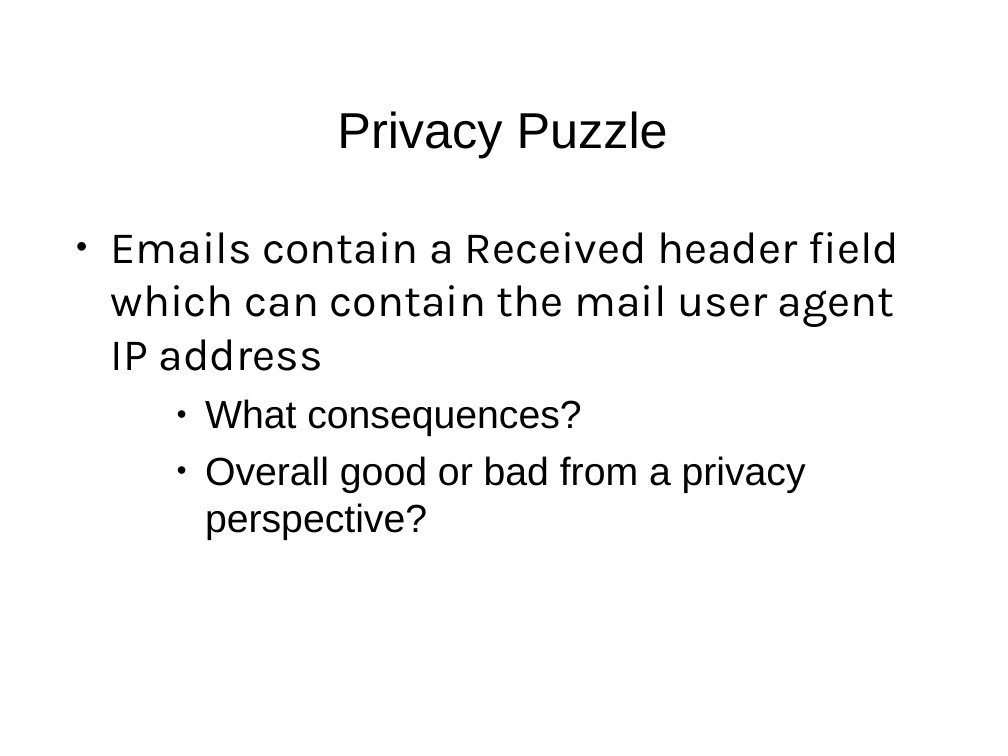
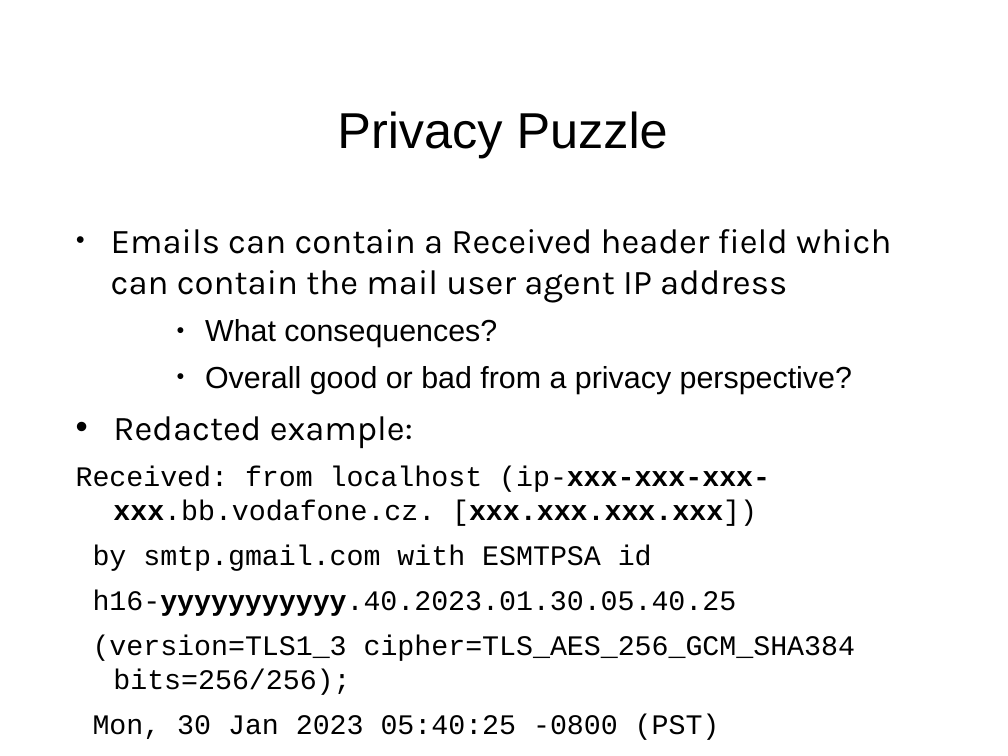
Before and after one commit to sftcd/cs7053, a slide deck: slide 6 of 2023lectures/01-processes.odp. Drawn at 1008x756 pixels with LibreOffice and Linux fonts; fonts in the diff are those of the drawing. Boxes give left, top, right and bottom in pixels: in the first picture for what was removed or moved away, otherwise in the second. Text is boxed around its words. In the diff, an @@ line names an element or a change of style, - is before the commit and + after.

```diff
--- a/2023lectures/01-processes.odp
+++ b/2023lectures/01-processes.odp
@@ text at (111, 229, 891, 303): text changed; size 32 to 24.8 pt @@
-● Emails contain a Received header field which can contain the mail user agent IP address
+● Emails can contain a Received header field which can contain the mail user agent IP address
@@ text at (205, 319, 852, 394): size 28 to 21.7 pt in "What consequences?", "Overall good or bad from a privacy ..." @@
@@ text at (76, 416, 855, 740): paragraphs added @@
+• Redacted example:
+Received: from localhost (ip-xxx-xxx-xxx-xxx.bb.vodafone.cz. [xxx.xxx.xxx.xxx])
+by smtp.gmail.com with ESMTPSA id
+h16-yyyyyyyyyyy.40.2023.01.30.05.40.25
+(version=TLS1_3 cipher=TLS_AES_256_GCM_SHA384 bits=256/256);
+Mon, 30 Jan 2023 05:40:25 -0800 (PST)
```
Also in this commit, not shown: 1 other slide changed, 4 other files.
